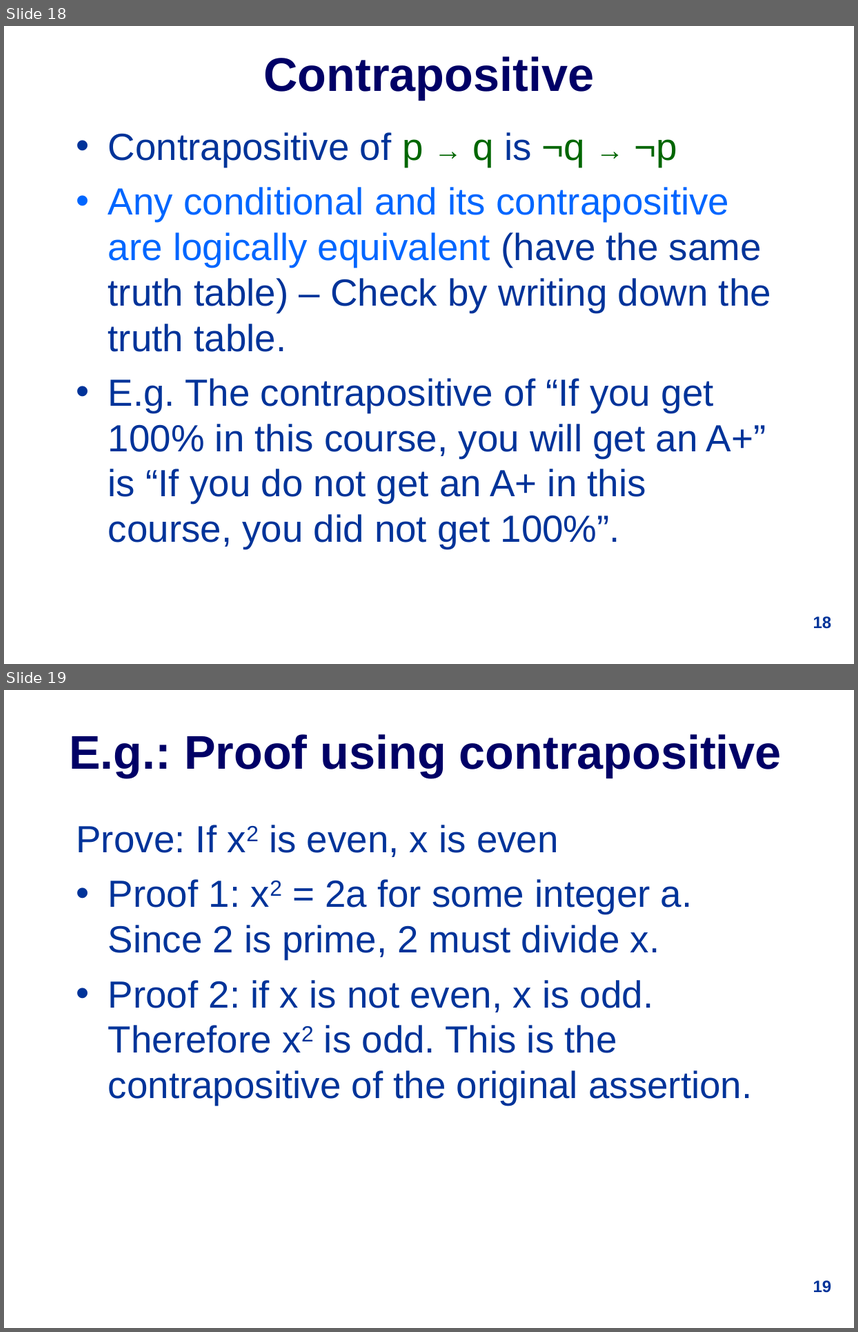
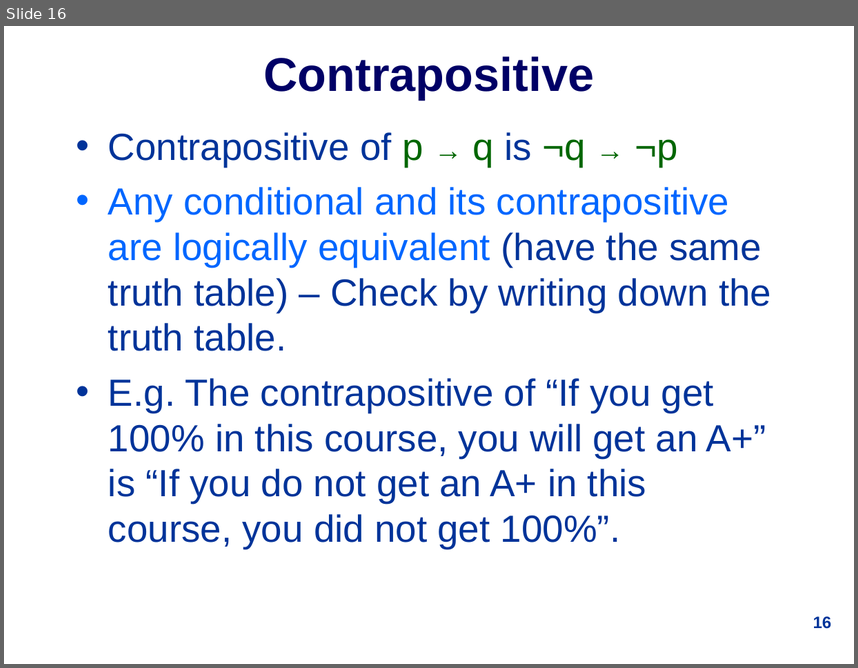
Before and after one commit to udohsolomon/lecture_slide_programming, a slide deck: week_1/1019Lec1.ppt. Shown one above the other, each under a label of ours: slides 18 and 19 before the commit, slide 16 after it. The pictures are 858x1332 and 858x668 pixels, drawn with LibreOffice and Linux fonts; fonts in the diff are those of the drawing. Boxes give left, top, right and bottom in pixels: in the first picture for what was removed or moved away, otherwise in the second. Text is boxed around its words. In the diff, an @@ line names an element or a change of style, - is before the commit and + after.

```diff
--- a/week_1/1019Lec1.ppt
+++ b/week_1/1019Lec1.ppt
@@ slide 19 removed at [4,690,854,1328], background #FFFFFF @@
@@ title removed at [69,734,782,778] @@
-E.g.: Proof using contrapositive
@@ text removed at [76,825,752,1105] @@
-Prove: If x2 is even, x is even
-• Proof 1: x2 = 2a for some integer a. Since 2 is prime, 2 must divide x.
-• Proof 2: if x is not even, x is odd. Therefore x2 is odd. This is the contrapositive of the original assertion.
@@ page number removed at [813,1280,832,1292] @@
-19
@@ what was slide 18 is now slide 16 @@
@@ page number at [813,616,832,628]: text changed @@
-18
+16
```
Also in this commit, not shown: 9 slides changed, 10 slides added, 11 other slides removed.
